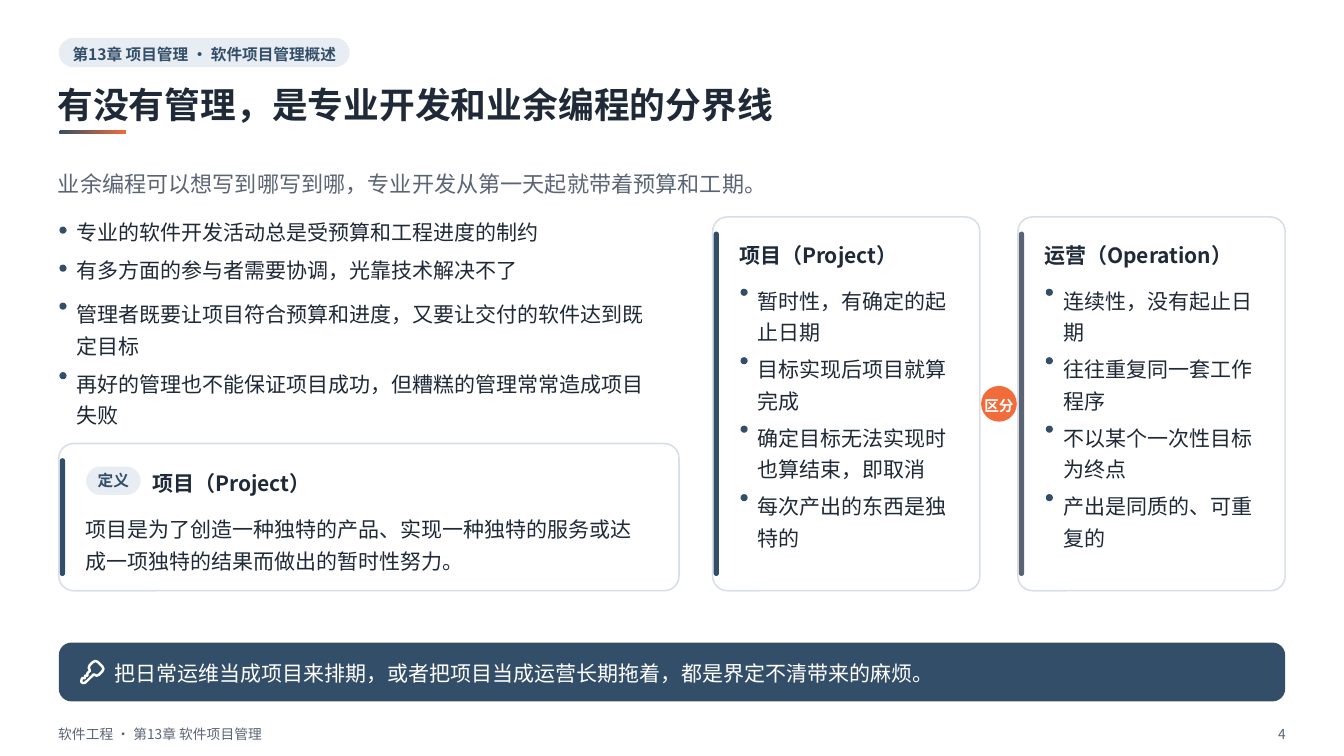
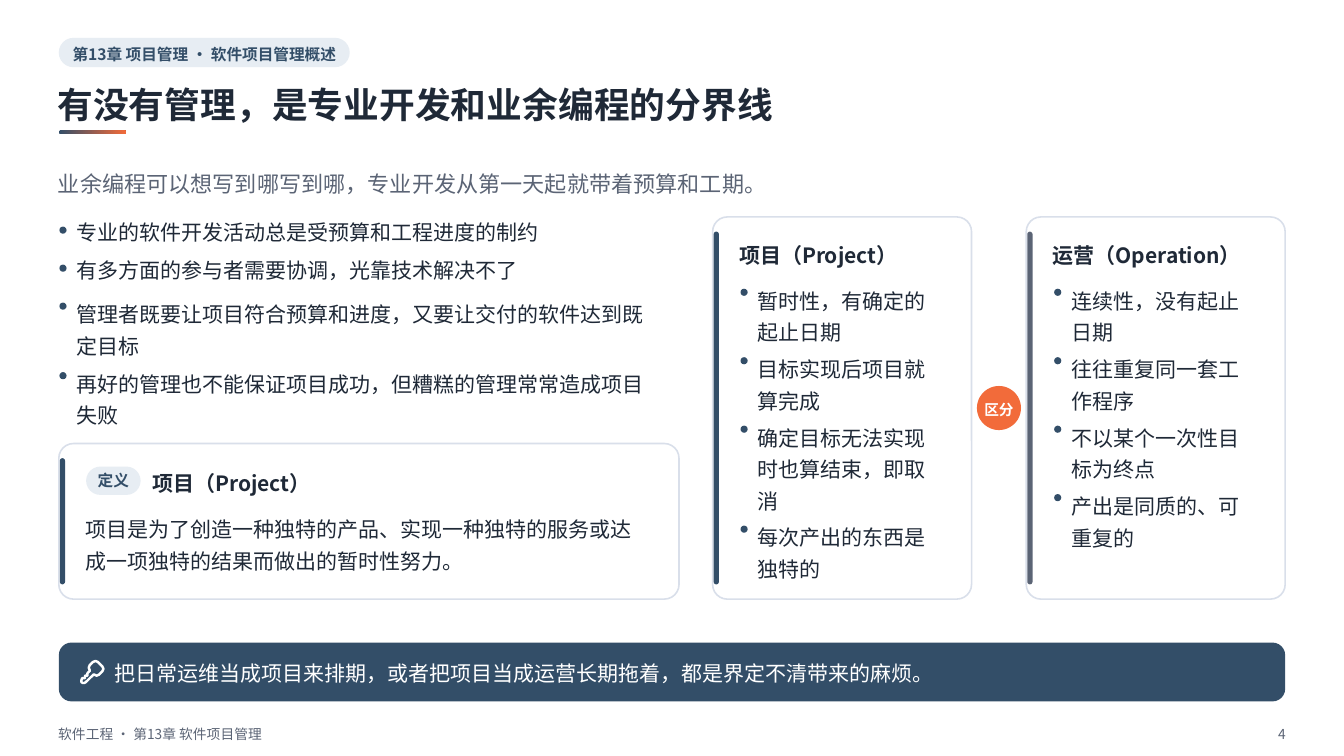
Before and after one commit to sweetcornna/JLU-remake, a slide deck: slide 4 of 大三上/软件工程/重制版PPT/第13章 软件项目管理（重制版）.pptx. Drawn at 1344x756 pixels with LibreOffice and Linux fonts; fonts in the diff are those of the drawing. Boxes give left, top, right and bottom in pixels: in the first picture for what was removed or moved away, otherwise in the second. Text is boxed around its words. In the diff, an @@ line names an element or a change of style, - is before the commit and + after.

Commit message:
五份讲义版面收尾：软件工程第 3、13 章，回溯法，Cache 性能，支持向量机
补留白的同时改了几处内容。软件工程第 13 章的甘特图按工序重算，源课件把刷漆画成连续一条、22 小时完工，实际要 23 小时，教材后文也这样更正过。第 3 章的可达标识树补上源课件漏画的 t5 分支，ER 图属性符号按教材改为椭圆或圆角矩形。支持向量机第 6 章改掉讲义自己画错的两处：分隔线端点误录，导致一个 C1 点落到了 C2 那侧；坐标轴标号与映射公式矛盾。A、B 两门课的副本一起更新。

```diff
--- a/大三上/软件工程/重制版PPT/第13章 软件项目管理（重制版）.pptx
+++ b/大三上/软件工程/重制版PPT/第13章 软件项目管理（重制版）.pptx
@@ rounded rectangle: place and size @@
-rounded rectangle at (713, 217, 980, 591)
+rounded rectangle at (713, 217, 972, 599)
@@ rounded rectangle: place and size @@
-rounded rectangle at (714, 232, 719, 577)
+rounded rectangle at (714, 232, 719, 585)
@@ proportions changed in 3 elements at (58, 444, 679, 599), (713, 217, 972, 599), (1026, 217, 1286, 599) @@
@@ rounded rectangle: place and size @@
-rounded rectangle at (1018, 217, 1286, 591)
+rounded rectangle at (1026, 217, 1286, 599)
@@ rounded rectangle: place and size @@
-rounded rectangle at (1019, 232, 1024, 577)
+rounded rectangle at (1027, 232, 1032, 585)
@@ text at (758, 291, 926, 342): spaces changed @@
-暂时性，有确定的起
-止日期
+暂时性，有确定的
+起止日期
@@ text at (1072, 291, 1240, 342): spaces changed @@
-连续性，没有起止日
-期
+连续性，没有起止
+日期
@@ text at (758, 359, 926, 411): spaces changed @@
-目标实现后项目就算
-完成
+目标实现后项目就
+算完成
@@ text at (1072, 359, 1240, 411): spaces changed @@
-往往重复同一套工作
-程序
+往往重复同一套工
+作程序
@@ ellipse: place and size @@
-ellipse at (981, 386, 1016, 421)
+ellipse at (977, 386, 1021, 431)
@@ text "区分": place and size @@
-text "区分" at (984, 399, 1013, 415)
+text "区分" at (984, 403, 1013, 416)
@@ rounded rectangle: place and size @@
-rounded rectangle at (58, 444, 679, 591)
+rounded rectangle at (58, 444, 679, 599)
@@ text at (758, 428, 926, 511): spaces changed @@
-确定目标无法实现时
-也算结束，即取消
+确定目标无法实现
+时也算结束，即取
+消
@@ text at (1072, 428, 1240, 479): spaces changed @@
-不以某个一次性目标
-为终点
+不以某个一次性目
+标为终点
@@ rounded rectangle: place and size @@
-rounded rectangle at (59, 459, 65, 577)
+rounded rectangle at (59, 459, 65, 585)
@@ 4 ellipses, 1 text: place and size @@
-4 ellipses, 1 text at (1044, 245, 1232, 501)
+4 ellipses, 1 text at (1053, 245, 1241, 501)
@@ text at (1072, 496, 1240, 548): spaces changed @@
-产出是同质的、可重
-复的
+产出是同质的、可
+重复的
@@ ellipse: place and size @@
-ellipse at (741, 494, 748, 501)
+ellipse at (741, 525, 748, 532)
@@ text at (758, 527, 926, 579): spaces changed @@
-每次产出的东西是独
-特的
+每次产出的东西是
+独特的
```
Also in this commit, not shown: 21 other slides changed, 5 other files.
